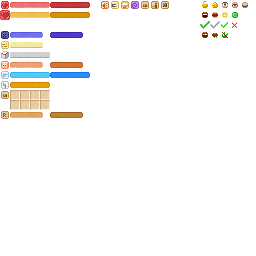
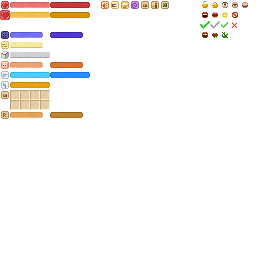
Two versions of the same layered image (w=256, h=256). Layer-by-layer changes:
renamed "交易" to "禁止", painted on it over [232, 12, 238, 18]
